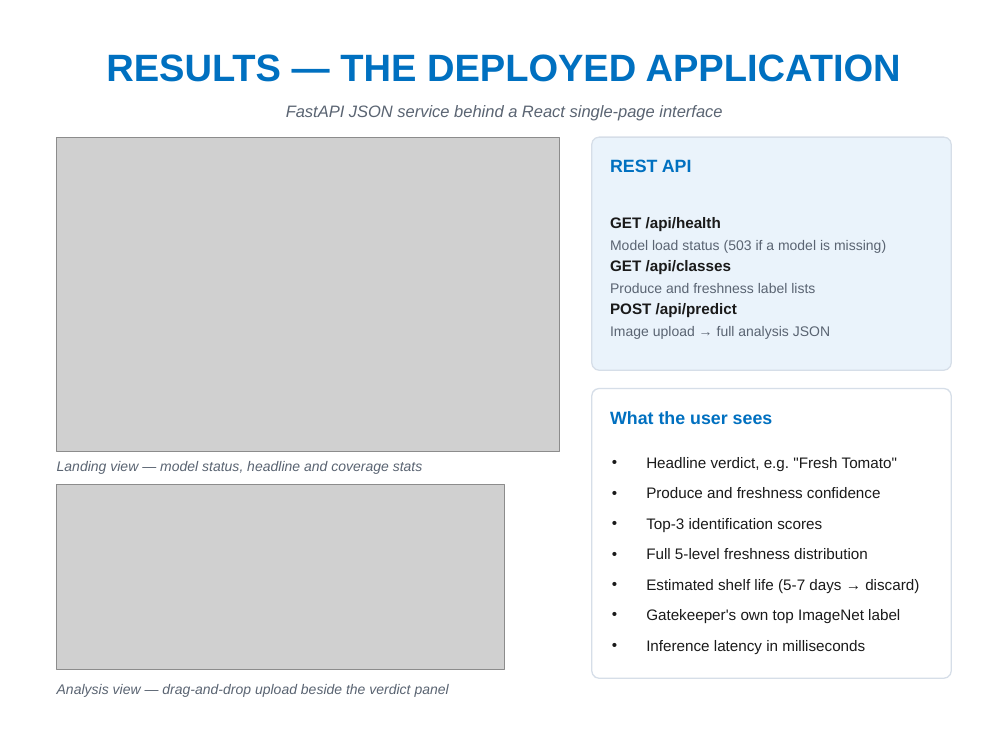
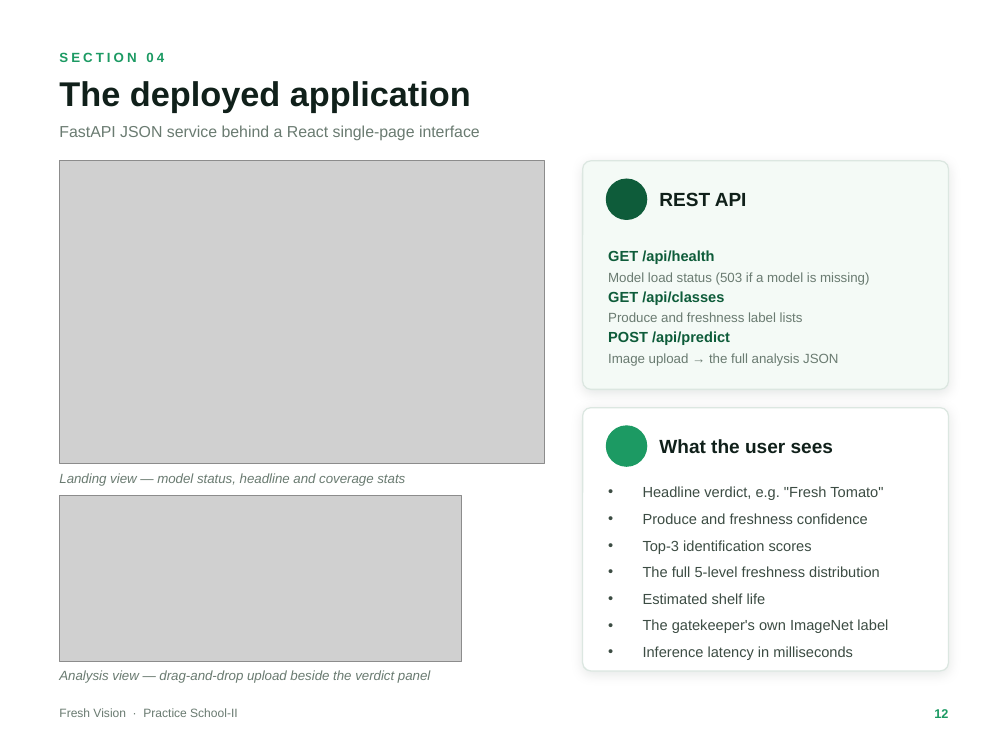
Before and after one commit to 2ViShAlv1/Fresh-Vision, a slide deck: slide 17 of presentation/Fresh_Vision_PSII_Presentation.pptx (slide 11 before the commit). Drawn at 1008x756 pixels with LibreOffice and Linux fonts; fonts in the diff are those of the drawing; grey boxes stand for pictures; background and template pictures are left out. Boxes give left, top, right and bottom in pixels: in the first picture for what was removed or moved away, otherwise in the second. Text is boxed around its words. In the diff, an @@ line names an element or a change of style, - is before the commit and + after.

```diff
--- a/presentation/Fresh_Vision_PSII_Presentation.pptx
+++ b/presentation/Fresh_Vision_PSII_Presentation.pptx
@@ text added at (x1=59, y1=52, x2=164, y2=62), 10.5 pt, text #1C9A63, bold @@
+SECTION 04
@@ text at (x1=59, y1=81, x2=471, y2=113): text changed; size 30 to 27 pt; text colour #0070C0 to #10201A @@
-RESULTS — THE DEPLOYED APPLICATION
+The deployed application
@@ text "FastAPI JSON service behind a ..." moved from (x1=286, y1=105, x2=722, y2=120) to (x1=59, y1=125, x2=480, y2=140) @@
@@ text "FastAPI JSON service behind a ..." at (x1=59, y1=125, x2=480, y2=140): size 13 to 12.5 pt, text colour #5A6472 to #6A7B71, italic off; alignment centre to left @@
@@ picture resized from (x1=57, y1=137, x2=560, y2=452) to (x1=59, y1=161, x2=544, y2=464) @@
@@ rounded rectangle resized from (x1=592, y1=137, x2=951, y2=370) to (x1=583, y1=161, x2=949, y2=390) @@
@@ rounded rectangle at (x1=583, y1=161, x2=949, y2=390): fill #EAF3FB to #F4FAF6; outline #D6DEE8 1 pt to #DCE7E1 1 pt; shadow on; proportions changed @@
@@ ellipse added at (x1=606, y1=179, x2=647, y2=220), fill #0E5C3A, outline #0E5C3A 1 pt @@
@@ text "REST API" at (x1=659, y1=192, x2=747, y2=206): size 14 to 15 pt, text colour #0070C0 to #10201A @@
@@ text "REST API" moved from (x1=610, y1=159, x2=692, y2=172) to (x1=659, y1=192, x2=747, y2=206) @@
@@ text "GET /api/health" moved from (x1=610, y1=217, x2=886, y2=339) to (x1=608, y1=250, x2=869, y2=366) @@
@@ text at (x1=608, y1=250, x2=869, y2=345): size 12 to 11.5 pt, text colour #1A1A1A to #0E5C3A in "GET /api/health", "GET /api/classes", "POST /api/predict"; size 11 to 10.5 pt, text colour #5A6472 to #6A7B71 in "Model load status (503 if a model ...", "Produce and freshness label lists"; line spacing 17pt to 16pt @@
@@ text at (x1=608, y1=353, x2=838, y2=366): text changed; size 11 to 10.5 pt; text colour #5A6472 to #6A7B71 @@
-Image upload → full analysis JSON
+Image upload → the full analysis JSON
@@ rounded rectangle resized from (x1=592, y1=389, x2=951, y2=679) to (x1=583, y1=408, x2=949, y2=671) @@
@@ rounded rectangle at (x1=583, y1=408, x2=949, y2=671): outline #D6DEE8 1 pt to #DCE7E1 1 pt; shadow on; proportions changed @@
@@ ellipse added at (x1=606, y1=426, x2=647, y2=466), fill #1C9A63, outline #1C9A63 1 pt @@
@@ text "What the user sees" moved from (x1=610, y1=411, x2=773, y2=424) to (x1=659, y1=439, x2=833, y2=453) @@
@@ text "What the user sees" at (x1=659, y1=439, x2=833, y2=453): size 14 to 15 pt, text colour #0070C0 to #10201A @@
@@ text "Landing view — model status, ..." moved from (x1=57, y1=461, x2=423, y2=474) to (x1=59, y1=473, x2=405, y2=486) @@
@@ text "Landing view — model status, ..." at (x1=59, y1=473, x2=405, y2=486): size 11 to 10.5 pt, text colour #5A6472 to #6A7B71 @@
@@ text "Headline verdict, e.g. "Fresh Tomato"" moved from (x1=646, y1=457, x2=919, y2=654) to (x1=643, y1=486, x2=888, y2=660) @@
@@ picture resized from (x1=57, y1=485, x2=505, y2=670) to (x1=59, y1=496, x2=462, y2=661) @@
@@ text at (x1=643, y1=486, x2=883, y2=660): size 12 to 11.5 pt, text colour #1A1A1A to #3C4C43 in "Headline verdict, e.g. "Fresh Tomato"", "Produce and freshness confidence", "Top-3 identification scores", "Inference latency in milliseconds"; line spacing 17pt to 16pt; less space between paragraphs @@
@@ text at (x1=643, y1=566, x2=888, y2=633): text changed; size 12 to 11.5 pt; text colour #1A1A1A to #3C4C43 @@
-• Full 5-level freshness distribution
-• Estimated shelf life (5-7 days → discard)
-• Gatekeeper's own top ImageNet label
+• The full 5-level freshness distribution
+• Estimated shelf life
+• The gatekeeper's own ImageNet label
@@ text "Analysis view — drag-and-drop upload ..." at (x1=59, y1=670, x2=430, y2=683): size 11 to 10.5 pt, text colour #5A6472 to #6A7B71 @@
@@ text "Analysis view — drag-and-drop upload ..." moved from (x1=57, y1=684, x2=449, y2=697) to (x1=59, y1=670, x2=430, y2=683) @@
@@ text added at (x1=59, y1=708, x2=237, y2=717), 9.5 pt, text #6A7B71 @@
+Fresh Vision · Practice School-II
@@ text added at (x1=934, y1=709, x2=948, y2=718), 10 pt, text #1C9A63, bold @@
+12
```
Also in this commit, not shown: 12 other slides changed, 8 slides added, 1 slide removed, 42 other files.
